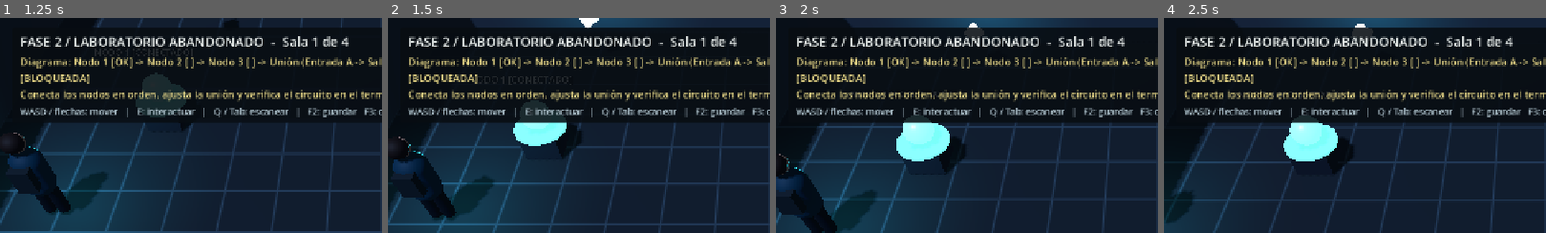
Above: before the commit, frames 1-4 (left to right).
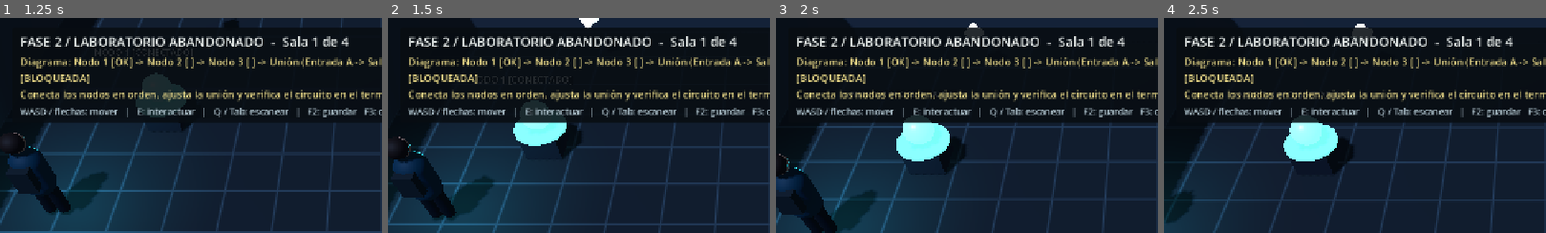
Above: after the commit, the same moments.

Repository: xabiervc/final-thaw
Game: Godot game, scene res://scenes/levels/abandoned_lab.tscn
The game is run twice, just before and just after one commit, with the same random seed, the same clock (stepped at 60 frames per second) and the same inputs. This scene is started directly instead of the project's main scene.
Inputs (mouse positions are % of the whole screen's width and height, from its top left):
- Up to frame 1 (1.25 s): tap Enter at 0.5 s; move the mouse to (45, 70) at 0.52 s; hold W (move_up) from 0.53 s (still down); hold E (interact) from 0.53 s (still down); click (45, 70) at 0.67 s
- Up to frame 2 (1.5 s): release W (move_up) at 1.25 s; release E (interact) at 1.25 s; drag from (80, 65) to (45, 70) at 1.27 s
- Up to frame 3 (2 s): no input
- Up to frame 4 (2.5 s): move the mouse to (20, 35) at 2.02 s; hold A (move_left) from 2.03 s (still down); hold E (interact) from 2.03 s (still down); tap L (attack_secondary) at 2.1 s
The pictures show only the part of the screen within x 0-50%, y 0-50%; the shares and areas given below are measured in that part.

Frame 1 is identical in both runs. In frame 2, 0.8% of the frame differs, in the area x 44-69%, y 0-5%; in frame 3, 1.1%; in frame 4, 1.1%, in the area x 41-69%, y 0-5%.

Commit message:
feat: Phase 2 room 4 - hazard zones, prototype integrity and phase end

Diff:
--- /dev/null
+++ b/scripts/components/hazard_zone.gd
@@ -0,0 +1,98 @@
+extends Node3D
+
+const B = preload("res://scripts/components/build_util.gd")
+
+signal damaged(hazard: Node3D)
+
+@export var save_id: String = ""
+@export var zone_size: Vector2 = Vector2(3.0, 3.0)
+@export var fake: bool = false
+@export var phase_offset: float = 0.0
+@export var off_seconds: float = 3.0
+@export var warn_seconds: float = 1.0
+@export var on_seconds: float = 2.0
+
+var already_hit: bool = false
+var state: int = 0
+var _plate: MeshInstance3D = null
+var _column: MeshInstance3D = null
+var _light: OmniLight3D = null
+var _label: Label3D = null
+
+func _ready() -> void:
+	add_to_group("saveables")
+	var base_color := Color(0.35, 0.2, 0.05)
+	if fake:
+		base_color = Color(0.2, 0.3, 0.4)
+	_plate = B.box(self, Vector3(zone_size.x, 0.06, zone_size.y), Vector3(0.0, 0.03, 0.0), base_color, 0.6)
+	if not fake:
+		var n := maxi(2, int(zone_size.x / 0.9))
+		var step := zone_size.x / float(n)
+		for i in n:
+			if i % 2 == 0:
+				B.box(self, Vector3(step * 0.5, 0.07, zone_size.y * 0.96), Vector3(-zone_size.x * 0.5 + step * (float(i) + 0.5), 0.035, 0.0), Color(0.95, 0.75, 0.1), 0.8)
+		_column = B.box(self, Vector3(zone_size.x, 2.2, zone_size.y), Vector3(0.0, 1.1, 0.0), Color(1.0, 0.2, 0.1, 0.25))
+		var cm := _column.material_override as StandardMaterial3D
+		cm.transparency = BaseMaterial3D.TRANSPARENCY_ALPHA
+		_column.visible = false
+		_light = OmniLight3D.new()
+		_light.light_color = Color(1.0, 0.3, 0.15)
+		_light.light_energy = 0.0
+		_light.omni_range = 5.0
+		_light.position = Vector3(0.0, 1.5, 0.0)
+		add_child(_light)
+		_label = B.label3d(self, "PELIGRO", Vector3(0.0, 2.8, 0.0), 44, Color(1.0, 0.6, 0.2))
+	_refresh()
+
+func _process(_delta: float) -> void:
+	if fake:
+		return
+	var period := off_seconds + warn_seconds + on_seconds
+	var t := fposmod(float(Time.get_ticks_msec()) / 1000.0 + phase_offset, period)
+	var s := 0
+	if t >= off_seconds + warn_seconds:
+		s = 2
+	elif t >= off_seconds:
+		s = 1
+	if s != state:
+		state = s
+		_refresh()
+	if state == 1:
+		var blink_on := int(t * 6.0) % 2 == 0
+		B.set_glow(_plate, Color(1.0, 0.55, 0.1), 4.0 if blink_on else 0.8)
+	elif state == 2 and not already_hit:
+		var p := get_tree().get_first_node_in_group("player") as Node3D
+		if p != null:
+			var d := p.global_position - global_position
+			if absf(d.x) <= zone_size.x * 0.5 and absf(d.z) <= zone_size.y * 0.5:
+				already_hit = true
+				damaged.emit(self)
+
+func _refresh() -> void:
+	if fake:
+		B.set_glow(_plate, Color(0.2, 0.3, 0.4), 0.6)
+		return
+	match state:
+		0:
+			B.set_glow(_plate, Color(0.9, 0.55, 0.1), 0.6)
+			_label.text = "PELIGRO"
+			_column.visible = false
+			_light.light_energy = 0.0
+		1:
+			_label.text = "¡ATENCIÓN!"
+			_column.visible = false
+			_light.light_energy = 0.0
+		2:
+			B.set_glow(_plate, Color(1.0, 0.15, 0.1), 3.0)
+			_label.text = "¡ACTIVO!"
+			_column.visible = true
+			_light.light_energy = 1.2
+
+func reset_hit() -> void:
+	already_hit = false
+
+func get_state() -> Dictionary:
+	return {"hit": already_hit}
+
+func apply_state(state_data: Dictionary) -> void:
+	already_hit = bool(state_data.get("hit", false))
--- /dev/null
+++ b/scripts/components/prototype_carrier.gd
@@ -0,0 +1,36 @@
+extends Node3D
+
+var _orb: MeshInstance3D = null
+var _light: OmniLight3D = null
+var _t: float = 0.0
+
+func _ready() -> void:
+	var sphere := SphereMesh.new()
+	sphere.radius = 0.36
+	sphere.height = 0.72
+	_orb = MeshInstance3D.new()
+	_orb.mesh = sphere
+	var m := StandardMaterial3D.new()
+	m.albedo_color = Color(0.29, 0.56, 0.89, 0.22)
+	m.transparency = BaseMaterial3D.TRANSPARENCY_ALPHA
+	m.emission_enabled = true
+	m.emission = Color(0.29, 0.56, 0.89)
+	m.emission_energy_multiplier = 1.5
+	_orb.material_override = m
+	_orb.position = Vector3(0.0, 1.1, 0.0)
+	add_child(_orb)
+	_light = OmniLight3D.new()
+	_light.light_color = Color(0.29, 0.56, 0.89)
+	_light.light_energy = 0.8
+	_light.omni_range = 4.0
+	_light.position = Vector3(0.0, 1.2, 0.0)
+	add_child(_light)
+	visible = false
+
+func _process(delta: float) -> void:
+	visible = GameManager.has_prototype
+	if not visible:
+		return
+	_t += delta
+	var s := 1.0 + 0.08 * sin(_t * TAU)
+	_orb.scale = Vector3(s, s, s)
--- a/scripts/levels/abandoned_lab.gd
+++ b/scripts/levels/abandoned_lab.gd
@@ -8,6 +8,8 @@
 const ArmScript = preload("res://scripts/components/robotic_arm.gd")
 const PlatformScript = preload("res://scripts/components/moving_platform.gd")
 const ButtonScript = preload("res://scripts/components/push_button.gd")
+const HazardScript = preload("res://scripts/components/hazard_zone.gd")
+const CarrierScript = preload("res://scripts/components/prototype_carrier.gd")
 const CheckpointScript = preload("res://scripts/components/checkpoint.gd")
 const FragmentScript = preload("res://scripts/components/memory_fragment.gd")
 const DoorScript = preload("res://scripts/components/door.gd")
@@ -23,13 +25,14 @@
 const DIVIDER_1 := 16.0
 const DIVIDER_2 := 34.0
 const DIVIDER_3 := 60.0
-const END_X := 68.0
-const LOAD_SAFE_X := 63.5
+const END_X := 86.0
+const LOAD_SAFE_X := 81.5
 
 const ENTRY = [
 	"Los sistemas están apagados. Tengo que devolver la energía.",
 	"Un brazo robótico bloquea el paso. El terminal lo controla.",
 	"La plataforma sigue un ciclo de diez segundos. Hay que observar el patrón.",
+	"Mantén el prototipo con energía. Evita los peligros.",
 ]
 const DONE = [
 	"Energía restaurada. La instalación me recuerda.",
@@ -45,6 +48,7 @@
 var grid_material = null
 var overlay_layer = null
 var doors: Array = []
+var hazards: Array = []
 var r1_nodes: Array = []
 var r1_junction = null
 var r1_lamps: Array = []
@@ -69,6 +73,7 @@
 	_build_room1()
 	_build_room2()
 	_build_room3()
+	_build_room4()
 	_build_player()
 	_build_ui()
 	panel.call("show_message", ENTRY[0], 9.0)
@@ -101,6 +106,8 @@
 	_add_lamp(Vector3(47.0, 3.0, 0.0), Color(1.0, 0.85, 0.6), 1.0)
 	_add_lamp(Vector3(56.0, 3.0, 0.0), Color(0.7, 0.85, 1.0), 1.0)
 	_add_lamp(Vector3(64.0, 3.0, 0.0), Color(0.5, 1.0, 0.8), 1.0)
+	_add_lamp(Vector3(72.0, 3.0, 0.0), Color(0.6, 0.8, 1.0), 1.0)
+	_add_lamp(Vector3(80.0, 3.0, 0.0), Color(1.0, 0.8, 0.6), 1.0)
 
 func _add_lamp(pos: Vector3, color: Color, energy: float) -> OmniLight3D:
 	var l := OmniLight3D.new()
@@ -263,6 +270,25 @@
 
 	_add_fragment("lab_f3", Vector3(49.0, 0.0, 0.0), "Fragmento de memoria: las cifras de refugiados subían cada semana. Dejé de leerlas.")
 
+func _build_room4() -> void:
+	var specs := [
+		{"id": "r4_h1", "pos": Vector3(66.0, 0.0, 2.0), "size": Vector2(3.0, 3.0), "fake": false, "phase": 0.0},
+		{"id": "r4_h2", "pos": Vector3(71.0, 0.0, -2.0), "size": Vector2(3.0, 8.0), "fake": false, "phase": 2.0},
+		{"id": "r4_h3", "pos": Vector3(76.0, 0.0, 2.0), "size": Vector2(3.0, 8.0), "fake": false, "phase": 4.0},
+		{"id": "r4_h4", "pos": Vector3(81.0, 0.0, 0.0), "size": Vector2(3.0, 6.0), "fake": true, "phase": 0.0},
+	]
+	for s in specs:
+		var h = HazardScript.new()
+		h.save_id = s["id"]
+		h.zone_size = s["size"]
+		h.fake = s["fake"]
+		h.phase_offset = s["phase"]
+		h.position = s["pos"]
+		h.damaged.connect(_on_hazard_damaged)
+		add_child(h)
+		hazards.append(h)
+	_add_fragment("lab_f4", Vector3(73.5, 0.0, -5.0), "Fragmento de memoria: si Iris hubiera vivido, ¿habría querido este mundo? Tengo que decidirlo yo.")
+
 func _add_button(label: String, prompt: String, pos: Vector3, parent: Node) -> Node3D:
 	var b = ButtonScript.new()
 	b.display_name = label
@@ -288,6 +314,8 @@
 	elena.position = START
 	add_child(elena)
 	elena.fell_off.connect(_on_fell)
+	var carrier = CarrierScript.new()
+	elena.add_child(carrier)
 	manager = ManagerScript.new()
 	manager.actor = elena
 	add_child(manager)
@@ -329,7 +357,10 @@
 	elif ex >= DIVIDER_1:
 		room = 1
 	hud.call("set_objective", "FASE 2 / LABORATORIO ABANDONADO  -  Sala %d de 4" % (room + 1))
-	hud.call("set_status", "Fragmentos de memoria: %d/4" % GameManager.memory_fragments_collected.size())
+	var status := "Fragmentos de memoria: %d/4" % GameManager.memory_fragments_collected.size()
+	if GameManager.has_prototype:
+		status = "Prototipo: integridad %d/3   |   " % GameManager.prototype_integrity + status
+	hud.call("set_status", status)
 	if room == 0:
 		var parts: Array = []
 		for n in r1_nodes:
@@ -346,7 +377,7 @@
 	elif room == 2:
 		hud.call("set_hint", "Plataforma 1: ciclo de 10 s (también se llama con el botón). Plataforma 2: llámala, súbete y pulsa Enviar.\nHay parada de emergencia en cada orilla. Caídas: %d/3 (a la tercera aparece una pasarela)." % falls)
 	else:
-		hud.call("set_hint", "")
+		hud.call("set_hint", "Las zonas de peligro parpadean 1 s antes de activarse. Una zona parece peligrosa pero es estable.\nCada zona activa que cruces cuesta 1 de integridad (una vez por zona). Hay carriles seguros.")
 
 func _unhandled_input(event: InputEvent) -> void:
 	if event.is_action_pressed("pause"):
@@ -448,13 +479,21 @@
 	else:
 		panel.call("show_message", "Plataforma reanudada.", 3.0)
 
+func _on_hazard_damaged(_hazard) -> void:
+	GameManager.prototype_integrity = clampi(GameManager.prototype_integrity - 1, 0, 3)
+	GameManager.stats_changed.emit()
+	panel.call("show_message", "Peligro. El prototipo sufre daños. Integridad: %d/3." % GameManager.prototype_integrity, 4.0)
+
 func _on_checkpoint(cp, i: int) -> void:
 	GameManager.current_checkpoint_id = "lab_cp%d" % i
 	respawn = Vector3(cp.global_position.x + 0.5, 0.1, 0.0)
 	if i < 2:
 		panel.call("show_message", DONE[i] + " " + ENTRY[i + 1], 11.0)
 	else:
-		panel.call("show_message", DONE[2], 8.0)
+		GameManager.has_prototype = true
+		for h in hazards:
+			h.reset_hit()
+		panel.call("show_message", DONE[2] + " Recibes el prototipo Aster. " + ENTRY[3], 12.0)
 	_save_room()
 
 func _on_fell() -> void:
@@ -484,6 +523,10 @@
 	manager.active = false
 	GameManager.current_phase = maxi(GameManager.current_phase, 2)
 	_save_room()
+	var integrity: int = GameManager.prototype_integrity
+	var verdict := "Prototipo dañado. Aún puede funcionar."
+	if integrity == 3:
+		verdict = "Prototipo estable. Calibración perfecta."
 	overlay_layer = CanvasLayer.new()
 	overlay_layer.layer = 30
 	add_child(overlay_layer)
@@ -498,7 +541,7 @@
 	lbl.vertical_alignment = VERTICAL_ALIGNMENT_CENTER
 	lbl.autowrap_mode = TextServer.AUTOWRAP_WORD_SMART
 	lbl.add_theme_font_size_override("font_size", 28)
-	lbl.text = "FASE 2 - SALAS 1 A 3 COMPLETADAS\n\nFragmentos de memoria: %d/4\nCaídas en los fosos: %d\nLa sala 4 todavía no está implementada.\n\nE: volver al menú   |   F3: cargar partida" % [GameManager.memory_fragments_collected.size(), falls]
+	lbl.text = "FASE 2 COMPLETADA\n\n%s\nIntegridad del prototipo: %d/3\nFragmentos de memoria: %d/4\nCaídas en los fosos: %d\n\nLa Fase 3 todavía no está disponible.\n\nE: volver al menú   |   F3: cargar partida" % [verdict, integrity, GameManager.memory_fragments_collected.size(), falls]
 	lbl.mouse_filter = Control.MOUSE_FILTER_IGNORE
 	overlay_layer.add_child(lbl)
 
